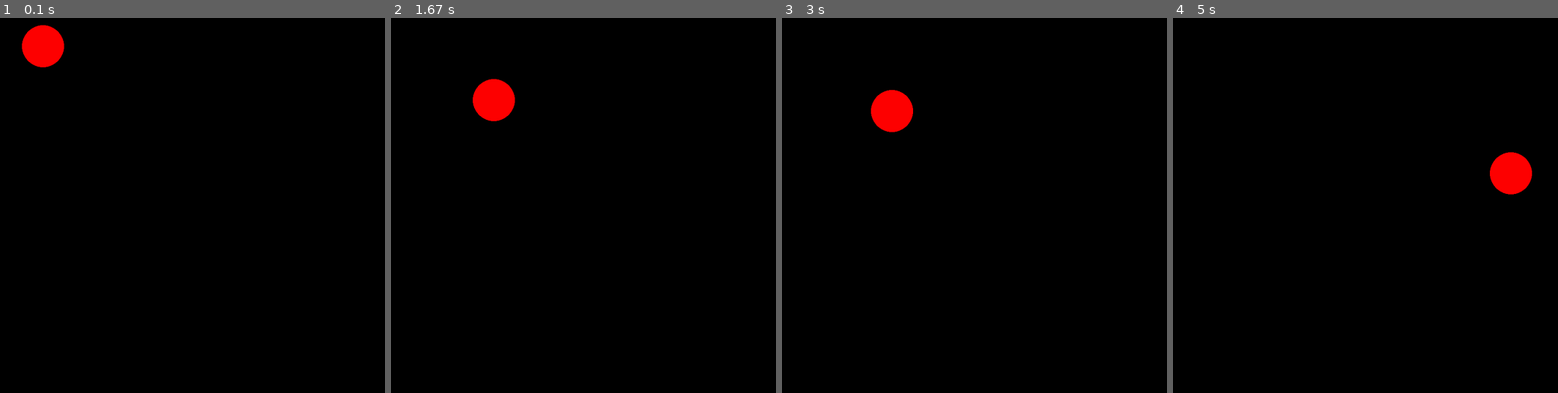
Above: before the commit, frames 1-4 (left to right).
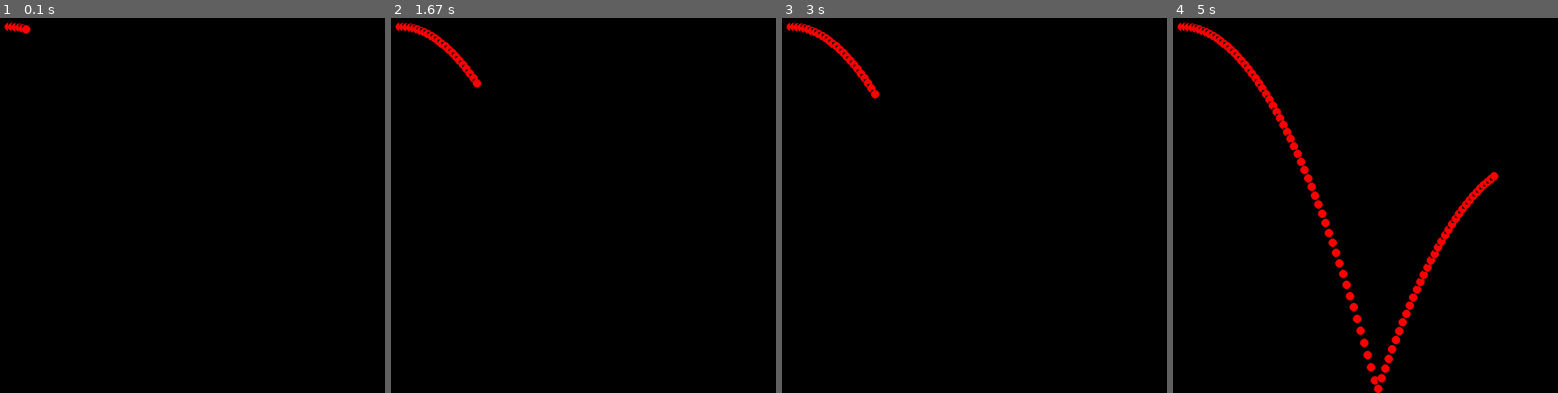
Above: after the commit, the same moments.

Repository: MestreLion/rainballs
Game: pygame game, started from rainballs.py
Same seed, same stepped clock (60 frames per second), same inputs: the game is played once before the commit and once after it. The source is Python 2; it was converted automatically to run under Python 3.
Inputs:
- Up to frame 1 (0.1 s): no input
- Up to frame 2 (1.67 s): tap Space at 0.33, 0.73, 1.03, 1.23 s
- Up to frame 3 (3 s): tap Space at 1.77, 2.32 s
- Up to frame 4 (5 s): tap Space at 3.07, 4.95 s; tap Enter at 3.88 s

The runs differ from the first frame. In frame 1, 1.1% of the frame differs, in the area x 1-17%, y 1-14%; in frame 2, 1.6%; in frame 3, 1.7%; in frame 4, 4.2%, in the area x 1-94%, y 1-100%.

Commit message:
change defaults and rename pos to position

Diff:
--- a/rainballs.py
+++ b/rainballs.py
@@ -31,9 +31,9 @@
 # General options
 BENCHMARK = False
 FULLSCREEN = False
-DEBUG = True
+DEBUG = False
 AUTOPLAY = True
-TRACE = False
+TRACE = True
 
 
 # Colors
@@ -54,14 +54,14 @@
 GRAVITY = (0, 2000)                  # A vector, like everything else
 DAMPING = (1, 0.8)                   # Velocity restitution coefficient of collisions on boundaries
 FRICTION = 0.3                       # Kinetic coefficient of friction
-TIMESTEP = 1.0/(FPS or 60)           # dt of physics simulation
+TIMESTEP = 1./(FPS or 60)            # dt of physics simulation
 EPSILON_V = max(GRAVITY)*TIMESTEP/2  # Velocity resolution threshold
 #EPSILON_S = 0.1
 #SCALE = 100  # How many pixels is a "meter"
 
 
 # Ball initial values
-radius = 50
+radius = 10
 pos = [20, 20]
 vel = [500, 0]
 
@@ -73,6 +73,8 @@
 balls = None
 
 
+
+
 class Args(object):
     def __init__(self, **kwargs):
         for arg in kwargs:
@@ -88,7 +90,7 @@
         # Basic properties
         self.color = color
         self.radius = radius
-        self.pos = position[:] or [0, 0]
+        self.position = position[:] or [0, 0]
         self.velocity = velocity[:] or [0, 0]
         self.density = density
 
@@ -101,20 +103,21 @@
         # Pygame sprite requirements
         self.image = pygame.Surface(2*[self.radius*2])
         self.rect = self.image.get_rect()
-        self.rect.x = int(self.pos[0])
-        self.rect.y = int(self.pos[1])
+        self.rect.x = int(self.position[0])
+        self.rect.y = int(self.position[1])
         pygame.draw.circle(self.image, color, 2*(self.radius,), self.radius)
 
 
     @property
     def on_ground(self):
-        return self.pos[1] == self.bounds[1]
+        return self.position[1] == self.bounds[1]
+
 
     def update(self, elapsed):
         super(Ball, self).update()
 
-        # dt should be constant and small, 1.0/60 is perfect. But I shall not enforce this here
-        dt = elapsed  # Alternatives: TIMESTEP; 1.0/FPS; 1.0/60
+        # dt should be constant and small, 1./60 is perfect. But I shall not enforce this here
+        dt = elapsed  # Alternatives: TIMESTEP; 1./FPS; 1./60
 
         def bounce():
             self.printdata("before bounce")
@@ -130,23 +133,23 @@
 
         for i in [0, 1]:
             # Save current values before any change
-            p, v = self.pos[i], self.velocity[i]
+            p, v = self.position[i], self.velocity[i]
 
             # Apply gravity to velocity
             if not (self.on_ground and self.velocity[i] == 0):  # looks sooo hackish...
                 self.velocity[i] += GRAVITY[i] * dt
 
             # Apply velocity to position, Velocity Verlet method
-            self.pos[i] += v * dt + GRAVITY[i] * dt**2 / 2.
+            self.position[i] += v * dt + GRAVITY[i] * dt**2 / 2.
 
             # Check lower boundary
-            if self.pos[i] < 0:
-                self.pos[i] = 0  # This could be refined... perhaps reflected? -self.pos[i]
+            if self.position[i] < 0:
+                self.position[i] = 0  # This could be refined... perhaps reflected? -self.position[i]
                 bounce()
 
             # Check upper boundary
-            elif self.pos[i] > self.bounds[i]:
-                self.pos[i] = self.bounds[i]  # Reflection would be self.bounds[i]-(self.pos[i]-self.bounds[i])
+            elif self.position[i] > self.bounds[i]:
+                self.position[i] = self.bounds[i]  # Reflection would be self.bounds[i]-(self.position[i]-self.bounds[i])
                 bounce()
 
         # Apply friction if ball is sliding on ground
@@ -158,13 +161,14 @@
             if abs(self.velocity[0]) < EPSILON_V:
                 self.velocity[0] = 0
 
-        self.rect.x = int(self.pos[0])
-        self.rect.y = int(self.pos[1])
+        self.rect.x = int(self.position[0])
+        self.rect.y = int(self.position[1])
+
 
     def printdata(self, comment):
         if args.debug:
             print "p=[%7.2f, %7.2f] v=[%7.2f, %7.2f] %s" % (
-                self.pos[0], self.pos[1],
+                self.position[0], self.position[1],
                 self.velocity[0], self.velocity[1],
                 comment)
 
@@ -238,7 +242,7 @@
 
         if play:
             t1 = pygame.time.get_ticks()
-            balls.update(TIMESTEP)  # real: elapsed/1000.0
+            balls.update(TIMESTEP)  # real: elapsed/1000.
             t2 = pygame.time.get_ticks()
             render()
             t3 = pygame.time.get_ticks()
